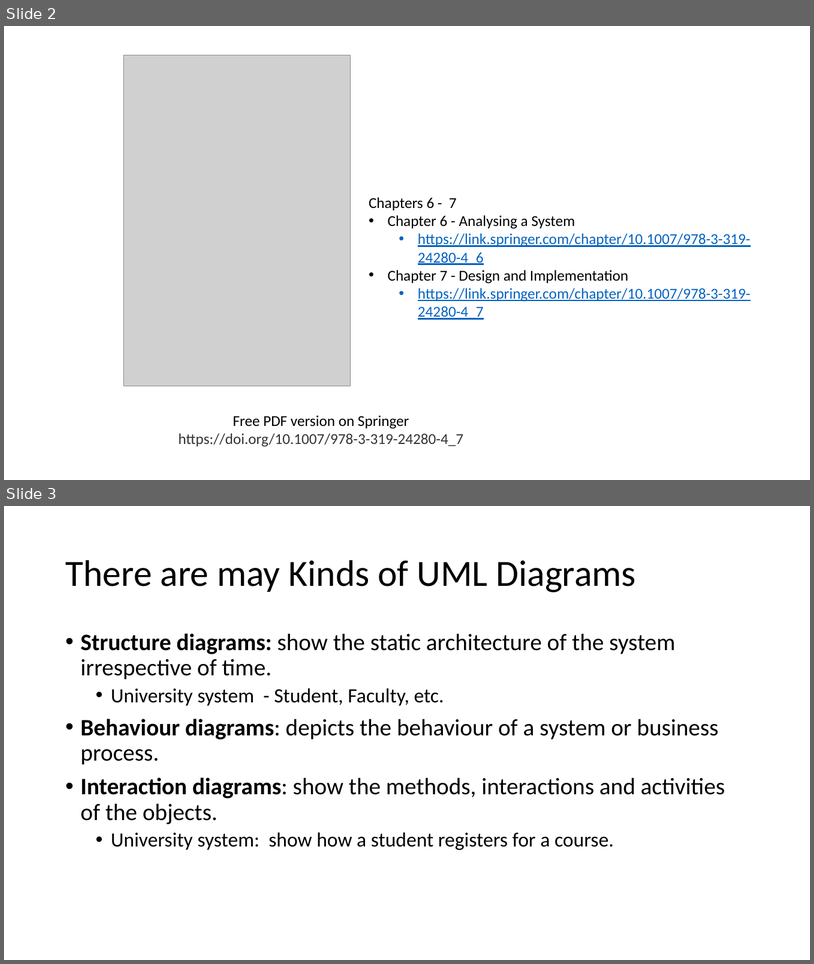
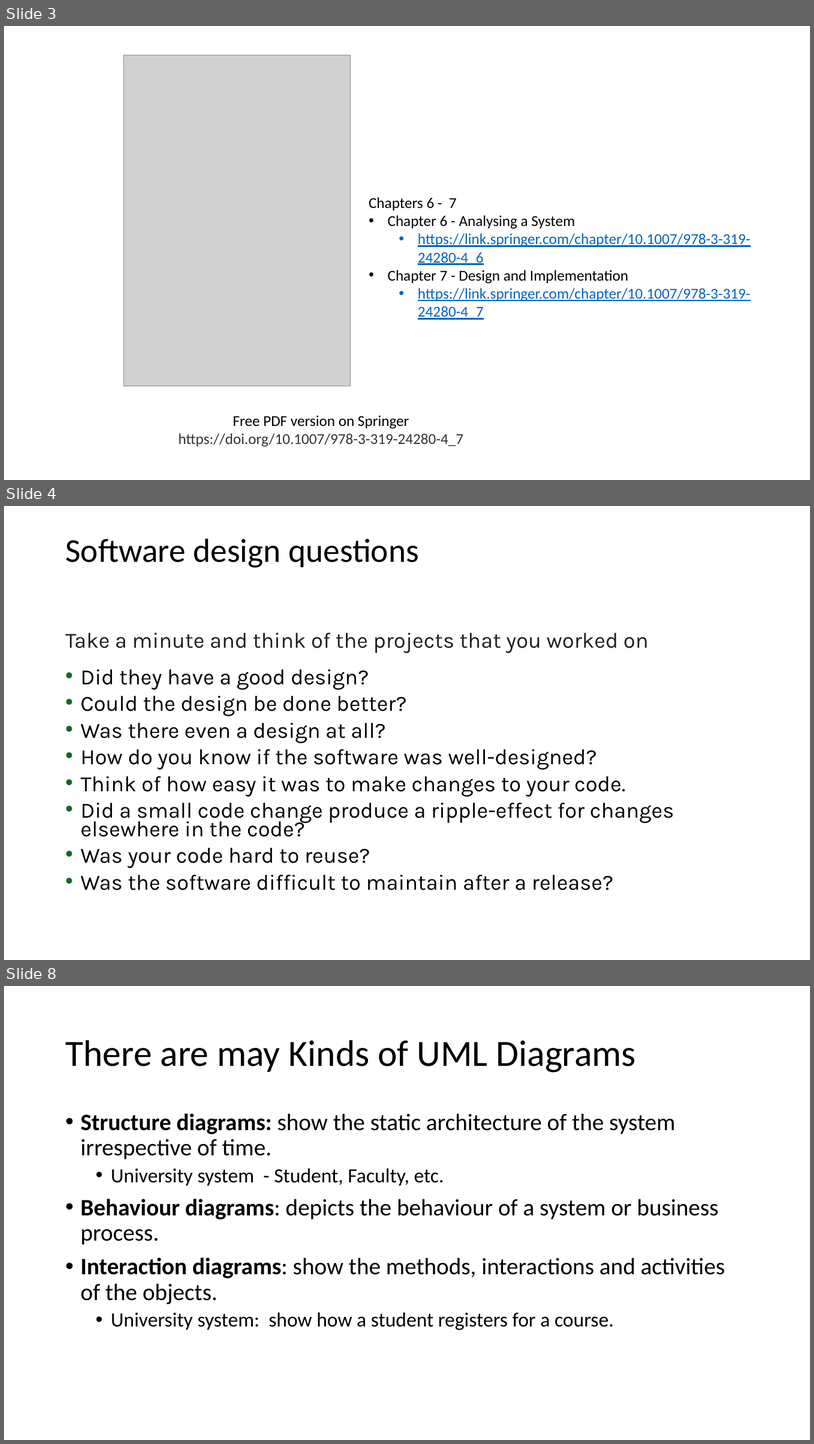
Before and after one commit to johnxu21/johnxu21.github.io, a slide deck: teaching/CS472/Timetable/OOD-V2.pptx. Shown one above the other, each under a label of ours: slides 2 and 3 before the commit, slides 3, 4 and 8 after it; the slides between them are not shown. The pictures are 814x964 and 814x1444 pixels, drawn with LibreOffice and Linux fonts; fonts in the diff are those of the drawing; grey boxes stand for pictures. Boxes give left, top, right and bottom in pixels: in the first picture for what was removed or moved away, otherwise in the second. Text is boxed around its words. In the diff, an @@ line names an element or a change of style, - is before the commit and + after.

```diff
--- a/teaching/CS472/Timetable/OOD-V2.pptx
+++ b/teaching/CS472/Timetable/OOD-V2.pptx
@@ slide 4 added at (x1=4, y1=506, x2=810, y2=960), background #FFFFFF @@
@@ title added at (x1=65, y1=538, x2=419, y2=568), 39.6 pt, text #000000 @@
+Software design questions
@@ text added at (x1=65, y1=633, x2=675, y2=890), 25.9 pt, text #000000 @@
+Take a minute and think of the projects that you worked on
+• Did they have a good design?
+• Could the design be done better?
+• Was there even a design at all?
+• How do you know if the software was well-designed?
+• Think of how easy it was to make changes to your code.
+• Did a small code change produce a ripple-effect for changes elsewhere in the code?
+• Was your code hard to reuse?
+• Was the software difficult to maintain after a release?
@@ what was slide 2 is now slide 3 @@
@@ what was slide 3 is now slide 8 @@
```
Also in this commit, not shown: 7 slides changed, 7 other slides added, 1 slide removed, 2 other files.
